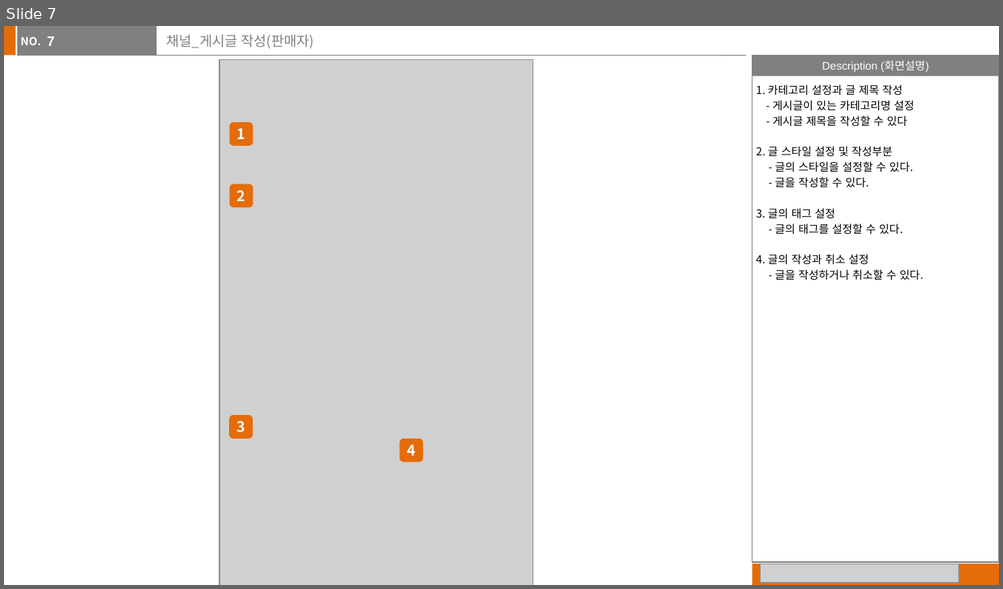
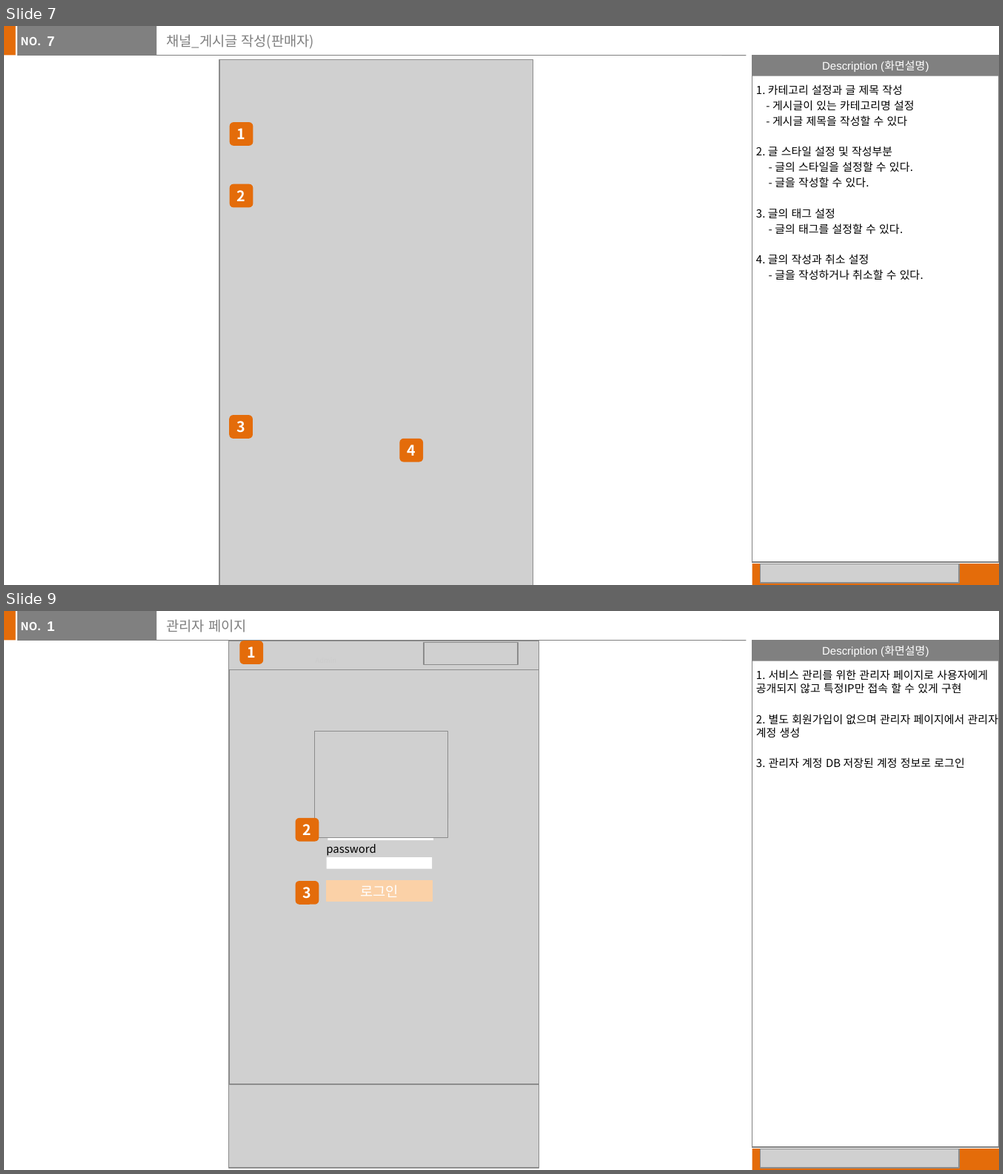
Before and after one commit to TeamL3Project/Project_IT_DA, a slide deck: 팀 O i 프로젝트 스토리보드 양식.pptx. Shown one above the other, each under a label of ours: slide 7 before the commit, slides 7 and 9 after it; the slides between them are not shown. The pictures are 1003x589 and 1003x1174 pixels, drawn with LibreOffice and Linux fonts; fonts in the diff are those of the drawing; grey boxes stand for pictures. Boxes give left, top, right and bottom in pixels: in the first picture for what was removed or moved away, otherwise in the second. Text is boxed around its words. In the diff, an @@ line names an element or a change of style, - is before the commit and + after.

```diff
--- a/팀 O i 프로젝트 스토리보드 양식.pptx
+++ b/팀 O i 프로젝트 스토리보드 양식.pptx
@@ slide 9 added at <box>4,611,999,1170</box>, background #FFFFFF; not listed: 7 template elements that a slide beside it also shows @@
@@ text added at <box>47,621,54,631</box>, 10 pt, text #FFFFFF, bold @@
+1
@@ title added at <box>167,619,246,632</box>, 10 pt, text #808080 @@
+관리자 페이지
@@ rectangle added at <box>872,612,959,632</box>, fill #FFFFFF, outline #FFFFFF 2 pt @@
@@ picture added at <box>229,641,539,1168</box> @@
@@ rounded rectangle added at <box>240,641,264,665</box>, fill #E46C0A, 10.5 pt, text #FFFFFF, bold @@
+1
@@ picture added at <box>424,643,518,666</box> @@
@@ picture added at <box>230,669,539,1085</box> @@
@@ text added at <box>756,669,998,769</box>, 8 pt, text #000000 @@
+1. 서비스 관리를 위한 관리자 페이지로 사용자에게 공개되지 않고 특정IP만 접속 할 수 있게 구현
+2. 별도 회원가입이 없으며 관리자 페이지에서 관리자 계정 생성
+3. 관리자 계정 DB 저장된 계정 정보로 로그인
@@ picture added at <box>314,732,447,837</box> @@
@@ rectangle added at <box>376,794,449,818</box>, fill #CCCCCC, outline #CCCCCC 2 pt @@
@@ rounded rectangle added at <box>296,818,319,842</box>, fill #E46C0A, 10.5 pt, text #FFFFFF, bold @@
+2
@@ rectangle added at <box>327,829,432,840</box>, fill #FFFFFF @@
@@ text added at <box>326,844,375,856</box>, 8 pt, text #000000 @@
+password
@@ rectangle added at <box>326,857,432,869</box>, fill #FFFFFF @@
@@ rounded rectangle added at <box>296,882,319,906</box>, fill #E46C0A, 10.5 pt, text #FFFFFF, bold @@
+3
@@ rectangle added at <box>326,882,432,901</box>, fill #FBD1A7, outline #FBD1A7 0.5 pt, 10 pt, text #FFFFFF @@
+로그인
@@ picture added at <box>760,1149,959,1168</box> @@
```
Also in this commit, not shown: 4 other slides added, 1 other file.
